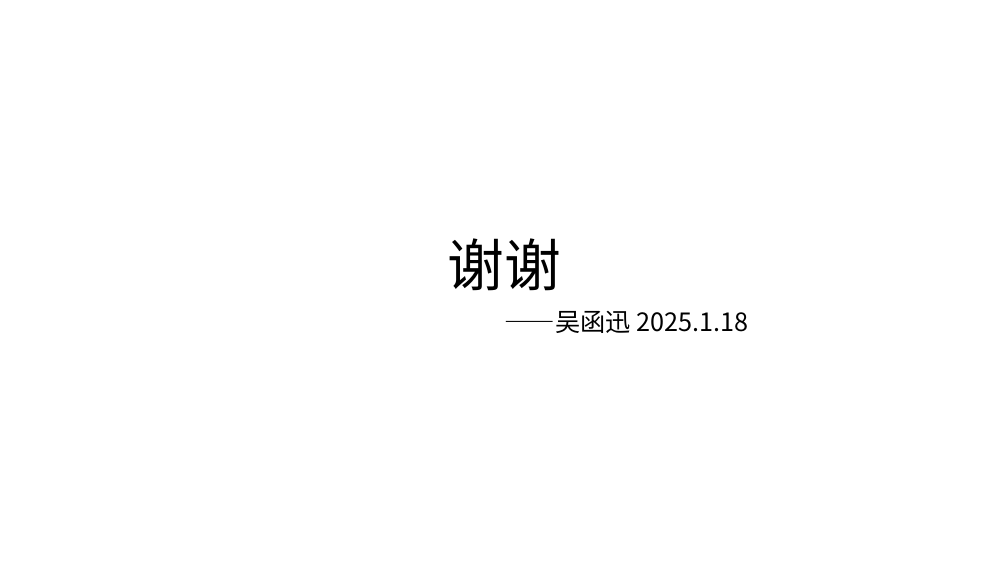
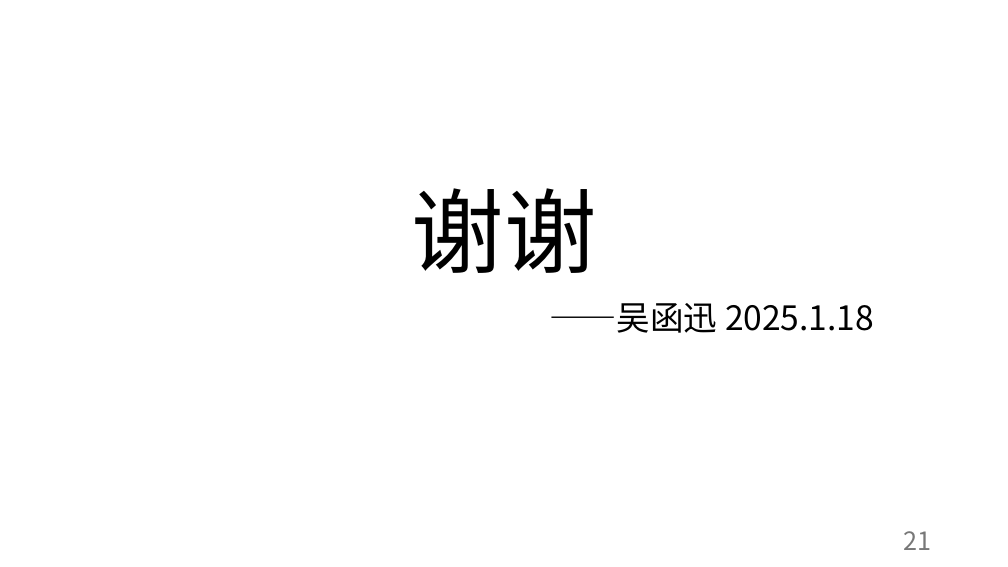
Before and after one commit to abwuge/capstoneProject, a slide deck: slide 21 of presentation/Stage：零磁场垂直入射线性重建.pptx. Drawn at 1008x567 pixels with LibreOffice and Linux fonts; fonts in the diff are those of the drawing. Boxes give left, top, right and bottom in pixels: in the first picture for what was removed or moved away, otherwise in the second. Text is boxed around its words. In the diff, an @@ line names an element or a change of style, - is before the commit and + after.

```diff
--- a/presentation/Stage：零磁场垂直入射线性重建.pptx
+++ b/presentation/Stage：零磁场垂直入射线性重建.pptx
@@ title "谢谢": place and size @@
-title "谢谢" at [447, 238, 560, 291]
+title "谢谢" at [412, 188, 597, 273]
@@ title "谢谢" at [412, 188, 597, 273]: size 54 to 88 pt; line spacing 1 to 0.9; vertical alignment top to bottom @@
@@ subtitle "——吴函迅 2025.1.18": place and size @@
-subtitle "——吴函迅 2025.1.18" at [505, 311, 749, 333]
+subtitle "——吴函迅 2025.1.18" at [549, 303, 874, 333]
@@ subtitle "——吴函迅 2025.1.18" at [549, 303, 874, 333]: size 24 to 32 pt; line spacing 1 to 0.9; more space between paragraphs @@
@@ page number added at [903, 531, 931, 550], 24 pt, text #797979 @@
+21
```
Also in this commit, not shown: 13 other slides changed, 6 slides added.
